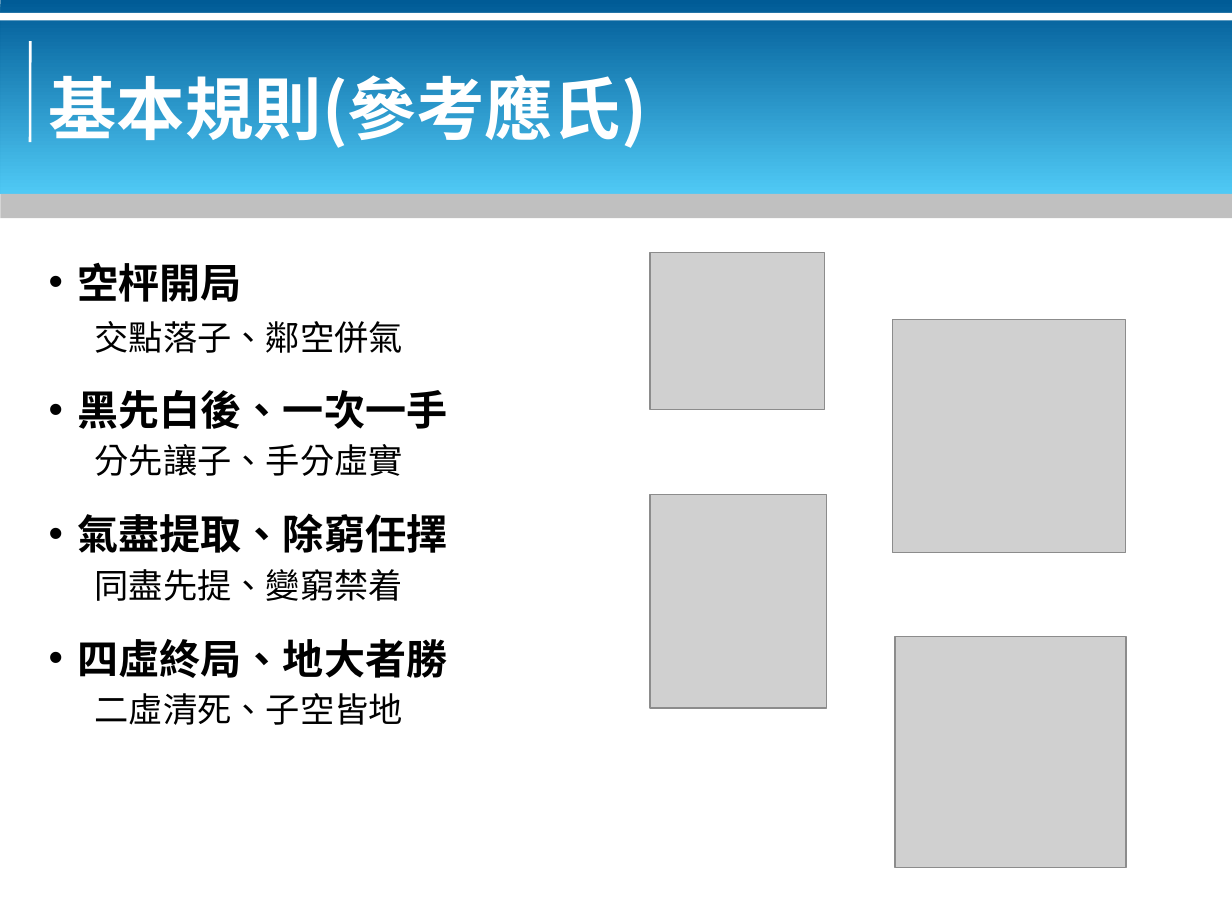
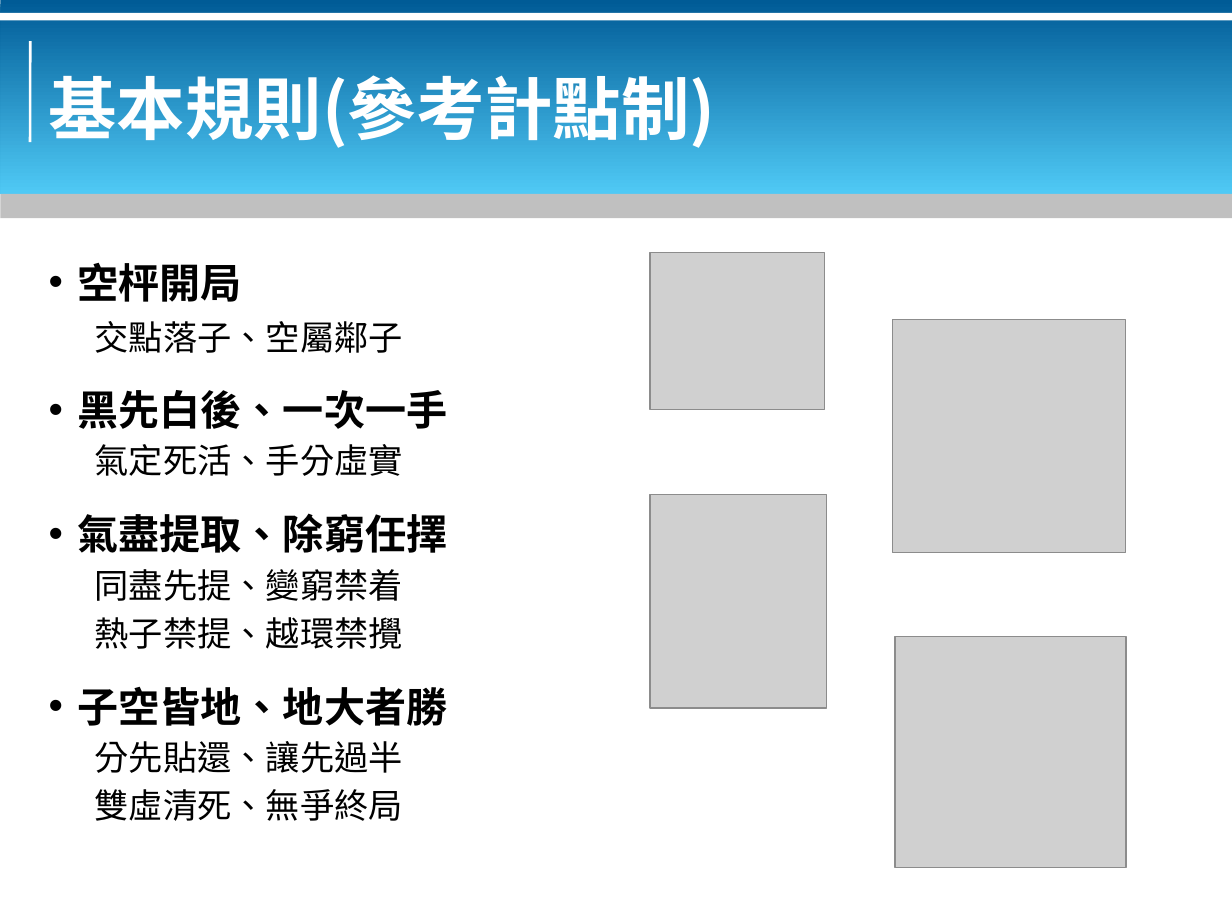
Before and after one commit to bluebat/.presentations, a slide deck: slide 4 of go-doorway.odp. Drawn at 1232x924 pixels with LibreOffice and Linux fonts; fonts in the diff are those of the drawing; grey boxes stand for pictures; background and template pictures are left out. Boxes give left, top, right and bottom in pixels: in the first picture for what was removed or moved away, otherwise in the second. Text is boxed around its words. In the diff, an @@ line names an element or a change of style, - is before the commit and + after.

```diff
--- a/go-doorway.odp
+++ b/go-doorway.odp
@@ title at bbox=[49, 64, 716, 148]: text changed @@
-基本規則(參考應氏)
+基本規則(參考計點制)
@@ text at bbox=[78, 263, 448, 601]: font Times New Roman to Noto Sans CJK SC in "空枰開局", "黑先白後、一次一手", "氣盡提取、除窮任擇", "同盡先提、變窮禁着" @@
@@ text at bbox=[94, 321, 402, 353]: text changed; font Times New Roman to Noto Sans CJK SC @@
-交點落子、鄰空併氣
+交點落子、空屬鄰子
@@ text at bbox=[94, 444, 402, 476]: text changed; font Times New Roman to Noto Sans CJK SC @@
-分先讓子、手分虛實
+氣定死活、手分虛實
@@ text at bbox=[78, 617, 448, 821]: text changed; size 24 to 20 pt; font Times New Roman to Noto Sans CJK SC; bold off @@
-• 四虛終局、地大者勝
-二虛清死、子空皆地
+熱子禁提、越環禁攪
+• 子空皆地、地大者勝
+分先貼還、讓先過半
+雙虛清死、無爭終局
```
Also in this commit, not shown: 5 other slides changed, 2 other files.
